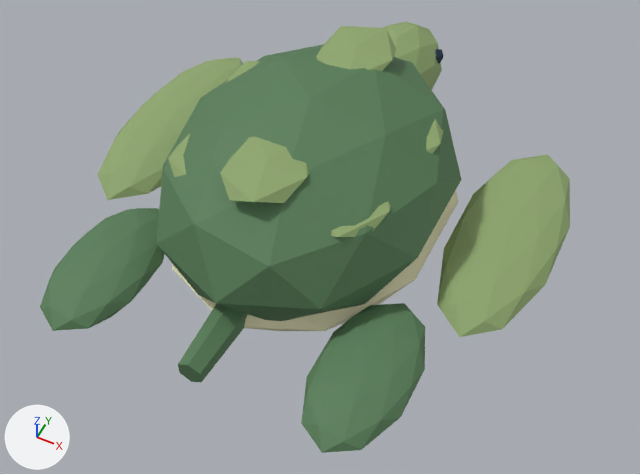
A saved change to the Blender file source/art-source/wild_turtle.blend.
Before and after are seen from a 50 mm camera at (0.75, -1.49, 1.646) aimed at (0.063, -0.116, -0.071). Every picture has the same lights, and +X, +Y and +Z are marked at lower left. The picture after the commit comes second.

Objects in the first picture: 'back paddle', 'back paddle.001', 'belly', 'long front flipper', 'long front flipper.001', 'tail'.
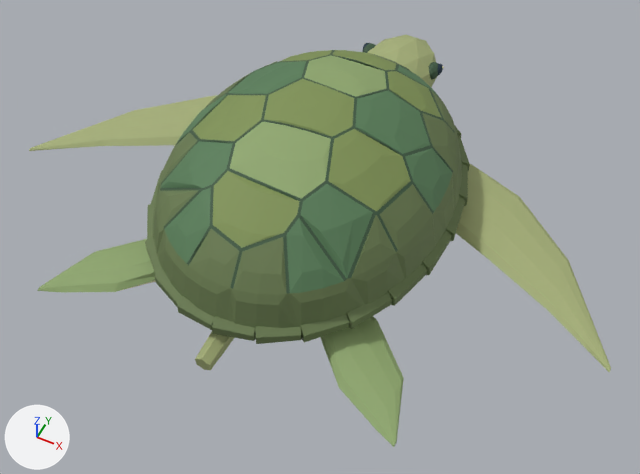
Not drawn themselves, but carrying or shaping drawn objects: ob_flipperl, ob_hindl, ob_flipperr, ob_hindr, ob_tail.

The change, as a list of edits to the scene's bpy script:
```text
Add mat_tail_colors:
    mat_tail_colors = bpy.data.materials.new('Tail colors')
    mat_tail_colors.use_nodes = True; mat_tail_colors.node_tree.nodes.clear()
    _N = mat_tail_colors.node_tree.nodes; _L = mat_tail_colors.node_tree.links
    n0 = _N.new('ShaderNodeBsdfPrincipled'); n0.name = 'Principled BSDF'
    n0.inputs[2].default_value = 0.72  # 'Roughness'
    n1 = _N.new('ShaderNodeOutputMaterial'); n1.name = 'Material Output'
    n2 = _N.new('ShaderNodeVertexColor'); n2.name = 'Color Attribute'
    n2.layer_name = 'Tint'
    _L.new(n0.outputs[0], n1.inputs[0])  # 'BSDF' to 'Surface'
    _L.new(n2.outputs[0], n0.inputs[0])  # 'Color' to 'Base Color'
Change me_icosphere_014:
    used by ob_belly; parent = ob_body; location = (0.0, 0.0, -0.055); scale = (0.36, 0.48, 0.14)
    remove me_icosphere_014.from_pydata(...)  # 234 vertices, 420 faces; spans x -0.98..0.98, y -1.06..1.46, z -1.0..2.61
    add me_icosphere_014.from_pydata(...)  # 870 vertices, 1302 faces; spans x -1.17..1.17, y -1.11..1.11, z -1.0..3.52
    me_icosphere_014 part 1: the loose piece of 42 vertices spanning x -0.98..0.98, y -1.06..0.9, z -0.82..2.61 is rebuilt with 540 vertices and now spans x -1.12..1.12, y -1.08..1.08, z 0.71..3.52
    me_icosphere_014 part 2: 9 loose pieces with 108 vertices, spanning x -0.83..0.83, y -0.77..1.23, z 0.64..2.48, are deleted
    me_icosphere_014 part 3: 42 vertices removed from x -0.34..0.34, y 0.67..1.46, z -0.36..1.36; 288 vertices added at x -1.17..1.17, y -1.11..1.11, z 0.49..1.0
Change ob_belly:
    ob_belly.location: (0.0, 0.0, -0.055) -> (0.0, -0.035, -0.065)
    ob_belly.scale: (0.36, 0.48, 0.14) -> (0.335, 0.455, 0.098)
Change ob_flipperl:
    ob_flipperl.location: (-0.27, 0.21, -0.035) -> (-0.26, 0.22, -0.06)
Remove ob_long_front_flipper:
    ob_long_front_flipper = bpy.data.objects.new('long front flipper', me_icosphere_026)
Change ob_hindl:
    ob_hindl.location: (-0.24, -0.32, -0.04) -> (-0.235, -0.34, -0.06)
Remove ob_back_paddle:
    ob_back_paddle = bpy.data.objects.new('back paddle', me_icosphere_027)
Change ob_flipperr:
    ob_flipperr.location: (0.27, 0.21, -0.035) -> (0.26, 0.22, -0.06)
Remove ob_long_front_flipper_001:
    ob_long_front_flipper_001 = bpy.data.objects.new('long front flipper.001', me_icosphere_028)
Change ob_hindr:
    ob_hindr.location: (0.24, -0.32, -0.04) -> (0.235, -0.34, -0.06)
Remove ob_back_paddle_001:
    ob_back_paddle_001 = bpy.data.objects.new('back paddle.001', me_icosphere_029)
Change ob_tail:
    ob_tail.location: (0.0, -0.43, -0.035) -> (0.0, -0.43, -0.06)
Remove ob_tail_1:
    ob_tail_1 = bpy.data.objects.new('tail', me_cone_002)
Add ob_small_tail:
    ob_small_tail = bpy.data.objects.new('small tail', me_cone_026)  # a 6-sided cut cone along z (radius 0.03 at the low end, 0.022 at the high end) spanning x -0.026..0.026, y -0.03..0.03, z -0.08..0.08
    ob_small_tail.parent = ob_tail
    ob_small_tail.location = (0.0, -0.08, -0.0035)
    ob_small_tail.rotation_euler = (1.615, 0.0, 0.0)  # degrees (93, 0, 0)
Add ob_short_steering_paddle_001:
    ob_short_steering_paddle_001 = bpy.data.objects.new('short steering paddle.001', me_short_steering_paddle_001)  # 40 vertices, 32 faces; spans x -0.06..0.24, y -0.248..0.1, z -0.033..0.033
    ob_short_steering_paddle_001.parent = ob_hindr
    ob_short_steering_paddle_001.location = (0.0, 0.0, 0.0)
Add ob_swept_front_flipper_001:
    ob_swept_front_flipper_001 = bpy.data.objects.new('swept front flipper.001', me_swept_front_flipper_001)  # 50 vertices, 42 faces; spans x -0.08..0.58, y -0.397..0.095, z -0.044..0.044
    ob_swept_front_flipper_001.parent = ob_flipperr
    ob_swept_front_flipper_001.location = (0.0, 0.0, 0.0)
Add ob_short_steering_paddle:
    ob_short_steering_paddle = bpy.data.objects.new('short steering paddle', me_short_steering_paddle)  # 40 vertices, 32 faces; spans x -0.24..0.06, y -0.248..0.1, z -0.033..0.033
    ob_short_steering_paddle.parent = ob_hindl
    ob_short_steering_paddle.location = (0.0, 0.0, 0.0)
Add ob_swept_front_flipper:
    ob_swept_front_flipper = bpy.data.objects.new('swept front flipper', me_swept_front_flipper)  # 50 vertices, 42 faces; spans x -0.58..0.08, y -0.397..0.095, z -0.044..0.044
    ob_swept_front_flipper.parent = ob_flipperl
    ob_swept_front_flipper.location = (0.0, 0.0, 0.0)
Add ob_short_neck:
    ob_short_neck = bpy.data.objects.new('short neck', me_icosphere_011)  # 330 vertices, 620 faces; spans x -1.29..1.29, y -1.0..2.21, z -1.05..1.37
    ob_short_neck.parent = ob_head
    ob_short_neck.location = (0.0, 0.035, 0.0)
    ob_short_neck.scale = (0.1, 0.15, 0.075)
Add ob_head:
    ob_head = bpy.data.objects.new('Head', None)
    ob_head.parent = ob_turtle
    ob_head.location = (0.0, 0.34, -0.025)
```

Pixel boxes (x1, y1, x2, y2) of what changed, in the pictures (640 x 474 px):
'belly', reshaped, moved, rescaled (7% wider): before (156, 21, 461, 331); after (145, 50, 470, 344)
'long front flipper.001', deleted (green): before (437, 154, 570, 337)
'back paddle.001', deleted (green): before (301, 303, 425, 453)
'swept front flipper.001', added (green): after (456, 163, 611, 372)
'back paddle', deleted (green): before (40, 208, 165, 331)
'long front flipper', deleted (green): before (97, 57, 243, 200)
'short steering paddle.001', added (green): after (320, 316, 404, 447)
'swept front flipper', added (green): after (29, 95, 217, 151)
'short steering paddle', added (green): after (37, 239, 156, 292)
'tail', deleted (green): before (178, 304, 247, 382)
'short neck', added (green): after (362, 35, 444, 87)
'small tail', added (green): after (195, 332, 234, 370)
part 1 of me_icosphere_014, rebuilt: before (156, 44, 461, 321); after (153, 50, 462, 336)
part 2 of me_icosphere_014, deleted: before (168, 26, 443, 237)
part 3 of me_icosphere_014, built on: before (383, 21, 442, 90); after (145, 126, 470, 344)
